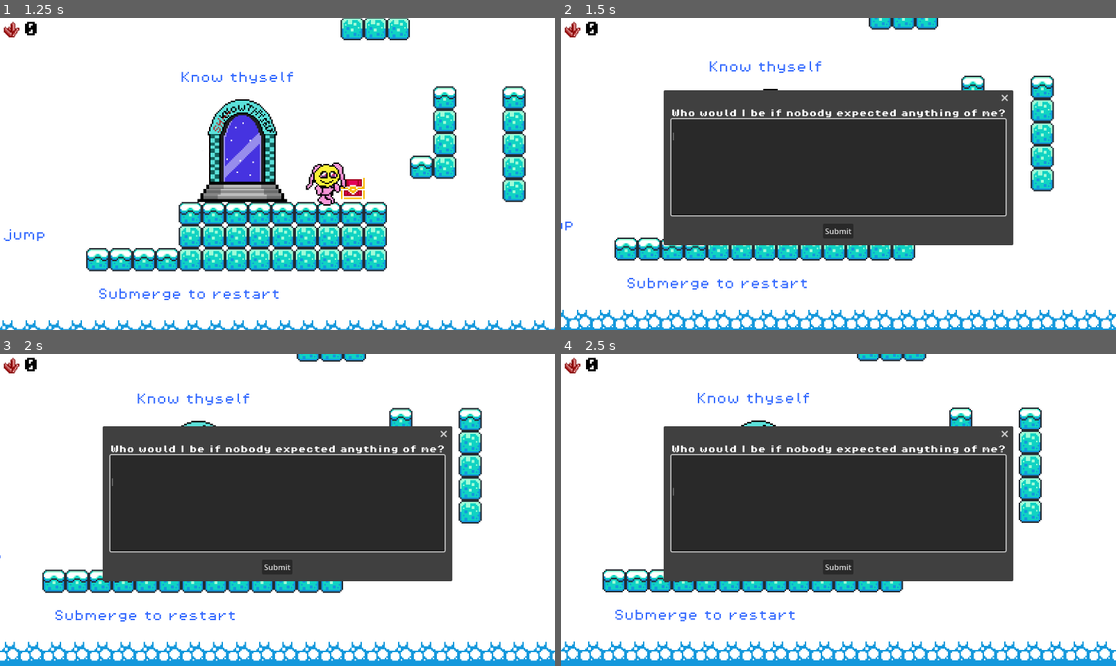
Above: before the commit, frames 1-4 (two rows, left to right).
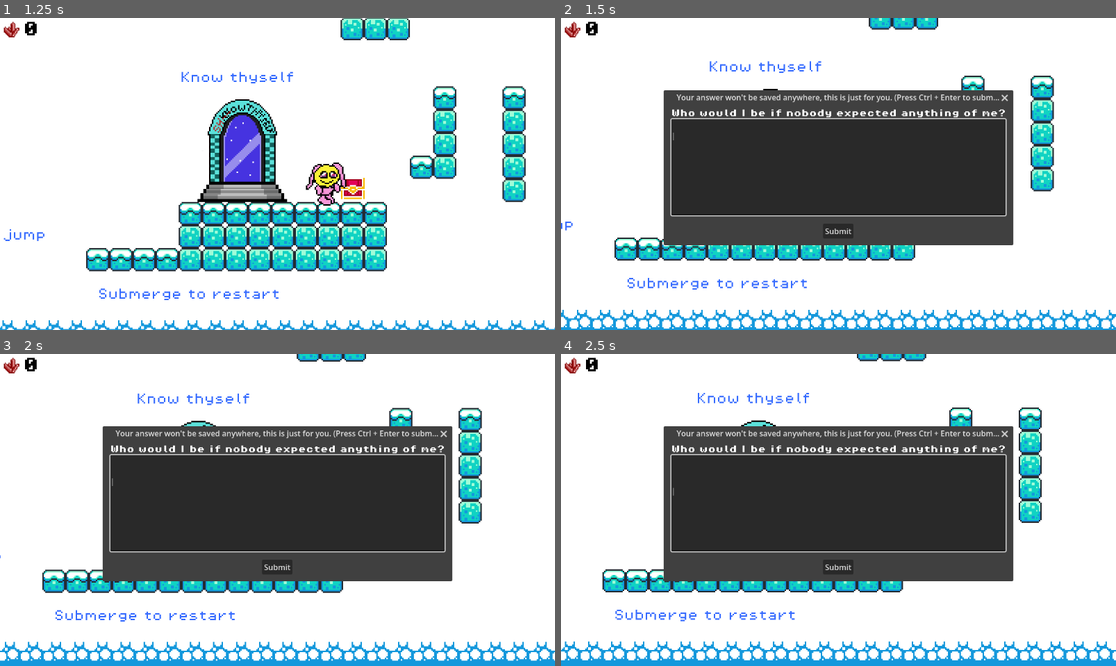
Above: after the commit, the same moments.

Repository: sisanny/testgame
Game: Godot game, scene res://scenes/wellbeing_game.tscn
The game is run twice, just before and just after one commit, with the same random seed, the same clock (stepped at 60 frames per second) and the same inputs.
Inputs (mouse positions are in pixels of both pictures, inside the frame that each line leads up to):
- Up to frame 1 (1.25 s): tap Space (jump) at 0.5, 0.77 s; move the mouse to (399, 158) at 0.52 s; hold Right (move_right) from 0.53 s (still down); tap Keypad Enter at 0.6 s; click (399, 158) at 0.67 s
- Up to frame 2 (1.5 s): keep holding Right (move_right); tap Space (jump) at 1.25 s; move the mouse to (727, 189) at 1.27 s; tap Enter (interact) at 1.35 s
- Up to frame 3 (2 s): keep holding Right (move_right); tap Space (jump) at 1.52 s; tap Keypad Enter at 1.55 s
- Up to frame 4 (2.5 s): tap Space (jump) at 2 s; move the mouse to (894, 441) at 2.02 s; release Right (move_right) at 2.03 s; hold Left (move_left) from 2.03 s (still down); tap Keypad Enter at 2.1 s

Frame 1 is identical in both runs. In frame 2, 0.5% of the frame differs, in the area x 20-79%, y 24-27%; in frame 3, 0.5%; in frame 4, 0.5%.

Commit message:
Adding ctrl + enter as a way to submit

Diff:
--- a/scenes/treasurebox.tscn
+++ b/scenes/treasurebox.tscn
@@ -47,7 +47,6 @@
 position = Vector2(0, -2)
 collision_mask = 2
 script = ExtResource("1_ghl5q")
-dialog_title = null
 
 [node name="Crystal" parent="." unique_id=26949370 instance=ExtResource("3_78qj3")]
 visible = false
--- a/scenes/wellbeing_game.tscn
+++ b/scenes/wellbeing_game.tscn
@@ -475,7 +475,7 @@
 
 [node name="NameDialog" type="AcceptDialog" parent="CanvasLayer" unique_id=511809777]
 oversampling_override = 1.0
-title = ""
+title = "Your answer won't be saved anywhere, this is just for you. (Press Ctrl + Enter to submit)"
 size = Vector2i(516, 284)
 content_scale_mode = 1
 ok_button_text = "Submit"
--- a/scripts/treasurebox.gd
+++ b/scripts/treasurebox.gd
@@ -13,6 +13,8 @@
 var opened := false
 var waiting_for_submit := false
 var player_ref: CharacterBody2D = null
+var dialog_open := false
+
 
 func _ready() -> void:
 	# Chest starts visible/closed
@@ -27,6 +29,12 @@
 
 	if not sprite.animation_finished.is_connected(_on_open_anim_finished):
 		sprite.animation_finished.connect(_on_open_anim_finished)
+
+	# Listen for Ctrl+Enter inside TextEdit (Enter alone inserts newline)
+	if input_any is TextEdit:
+		var te := input_any as TextEdit
+		if not te.gui_input.is_connected(_on_text_input_gui_input):
+			te.gui_input.connect(_on_text_input_gui_input)
 
 func _on_body_entered(body: Node2D) -> void:
 	if opened or waiting_for_submit:
@@ -58,10 +66,9 @@
 	if title:
 		title.text = dialog_title
 
-	#if title:
-	#	title.text = "I need different text fo each dialog"
 	_set_input_text("")
 
+	dialog_open = true
 	dialog.popup_centered()
 	await get_tree().process_frame
 	_grab_input_focus()
@@ -75,7 +82,7 @@
 	waiting_for_submit = false
 
 	var text := _get_input_text().strip_edges()
-	print("Submitted:", text)
+	dialog_open = false
 
 	dialog.hide()
 	open_box()
@@ -104,7 +111,7 @@
 		sprite.queue_free()
 	)
 
-# --- helpers (TextEdit or LineEdit) ---
+# --- helpers for TextEdit ---
 func _get_input_text() -> String:
 	if input_any == null:
 		return ""
@@ -129,3 +136,16 @@
 		(input_any as TextEdit).grab_focus()
 	elif input_any is LineEdit:
 		(input_any as LineEdit).grab_focus()
+
+
+# Add ctrl + enter for submit
+func _on_text_input_gui_input(event: InputEvent) -> void:
+	if not dialog_open:
+		return
+
+	if event is InputEventKey and event.pressed and not event.echo:
+		var k := event as InputEventKey
+		if k.ctrl_pressed and (k.keycode == KEY_ENTER or k.keycode == KEY_KP_ENTER):
+			# Trigger the same logic as clicking OK
+			dialog.confirmed.emit()
+			get_viewport().set_input_as_handled()
